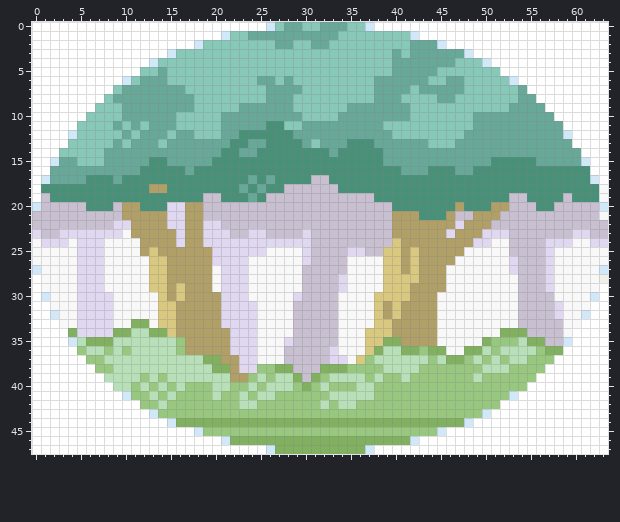
Two states of a pixel-art sprite, app/src/main/res/drawable/forest.png. Above is the file before it was changed.
The file is 64x48 pixels.
The result:
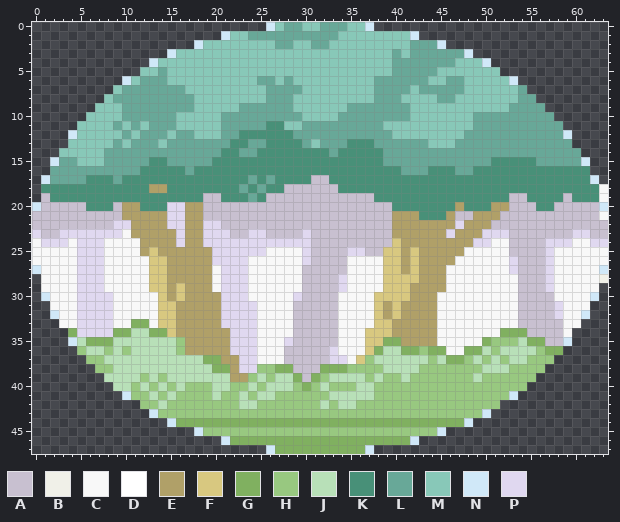
Palette (. is transparent): A #c8c0d0  B #f0f0e8  C #f8f8f8  D #ffffff  E #b0a068  F #d8c880  G #80b060  H #98c880  J #b8e0b8  K #489078  L #68a898  M #88c8b8  N #d0e8f8  P #e0d8f0
What changed:
Changed rows in their new state; - is an unchanged pixel.
first column x 0:
 0 ..........................------------..........................
 1 .....................----------------------.....................
 2 ..................----------------------------..................
 3 ...............----------------------------------...............
 4 .............--------------------------------------.............
 5 ............----------------------------------------............
 6 ..........--------------------------------------------..........
 7 .........----------------------------------------------.........
 8 ........------------------------------------------------........
 9 .......--------------------------------------------------.......
10 ......----------------------------------------------------......
11 .....------------------------------------------------------.....
12 ....--------------------------------------------------------....
13 ....--------------------------------------------------------....
14 ...----------------------------------------------------------...
15 ..------------------------------------------------------------..
16 ..------------------------------------------------------------..
17 .--------------------------------------------------------------.
18 .---------------------------------------------------------------
19 .---------------------------------------------------------------
first column x 0:
28 .---------------------------------------------------------------
29 .--------------------------------------------------------------.
30 .--------------------------------------------------------------.
31 ..------------------------------------------------------------..
32 ..------------------------------------------------------------..
33 ...----------------------------------------------------------...
34 ....--------------------------------------------------------....
35 ....--------------------------------------------------------....
36 .....------------------------------------------------------.....
37 ......----------------------------------------------------......
38 .......--------------------------------------------------.......
39 ........------------------------------------------------........
40 .........----------------------------------------------.........
41 ..........--------------------------------------------..........
42 ............----------------------------------------............
43 .............--------------------------------------.............
44 ...............----------------------------------...............
45 ..................----------------------------..................
46 .....................----------------------.....................
47 ..........................------------..........................
